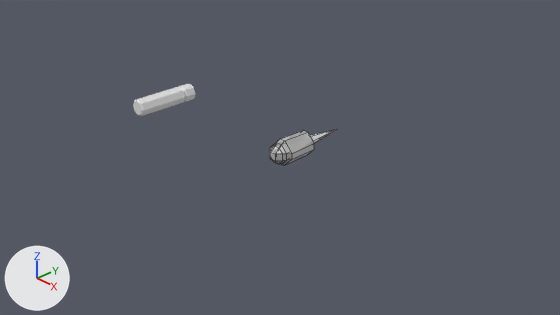
The Blender file Assets/Models/Weapons/GunBullets.blend as it was, and as the next commit left it.
Before and after are seen from the file's camera 'Camera'. The axes (+X, +Y, +Z) are drawn at lower left. The lights are the same throughout. Mesh edges are drawn as thin lines on the coarser meshes.

Script lines for the objects in view, before the commit:
```python
me_cube = bpy.data.meshes.new('Cube')
me_cube.from_pydata(...)  # 72 vertices, 66 faces; spans x -0.15..0.15, y -0.15..0.15, z -0.541..0.541
me_cube.materials.append(mat_material)  # white #e7e7e7
me_cube_001 = bpy.data.meshes.new('Cube.001')
me_cube_001.from_pydata(...)  # 69 vertices, 67 faces; spans x -0.196..0.196, y -0.196..0.196, z -1.228..0.139
ob_bullet_rocket = bpy.data.objects.new('Bullet_Rocket', me_cube)
ob_bullet_rocket.location = (-2.824, 0.0, 0.0)
ob_bullet_rocket.rotation_euler = (1.571, 0.0, 0.0)  # degrees (90, 0, 0)
ob_bullet_standard = bpy.data.objects.new('Bullet_Standard', me_cube_001)
ob_bullet_standard.location = (0.0, 0.0, 0.0)
ob_bullet_standard.rotation_euler = (1.571, 0.0, 0.0)  # degrees (90, 0, 0)
```
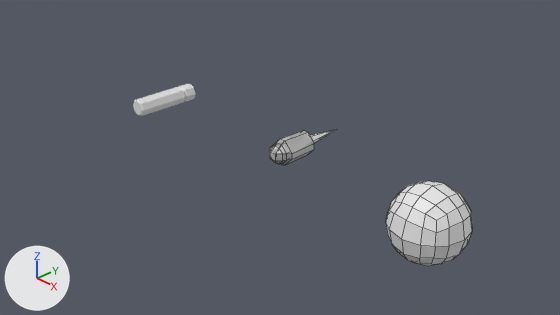
What differs and where, as boxes (x1, y1, x2, y2) in the pictures (560 x 315 px):
'Bullet_Plasma', added
    after: (386, 181, 472, 266)

The change in detail:
Mesh me_cube_002 is new.
It has 98 vertices, 96 faces and spans x -0.524..0.524, y -0.524..0.524, z -0.524..0.524.
Object 'Bullet_Plasma' (ob_bullet_plasma) is new; it shows me_cube_002.
Its location is (2.668, 0.0, 0.0).
Its rotation in degrees is (90, 0, 0).
